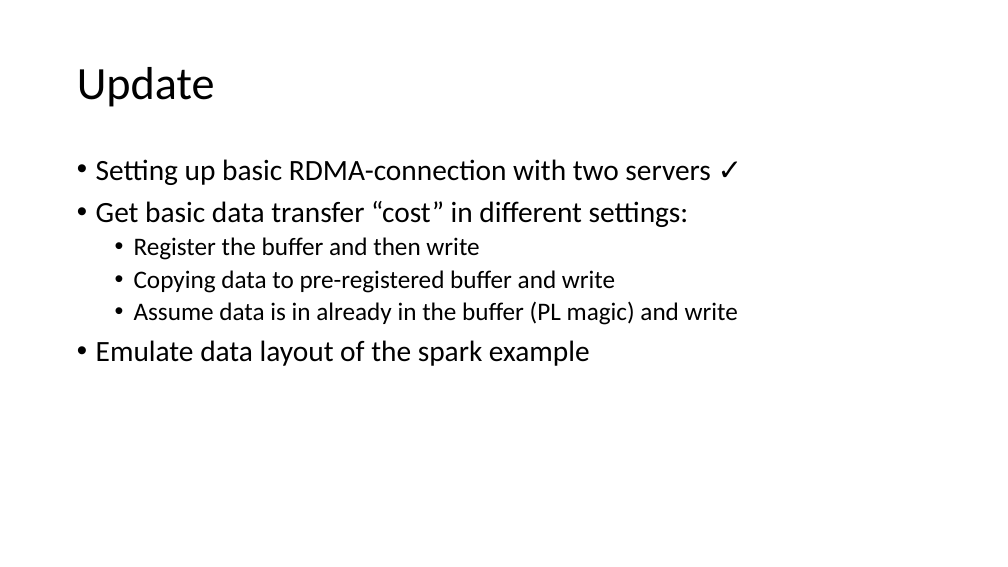
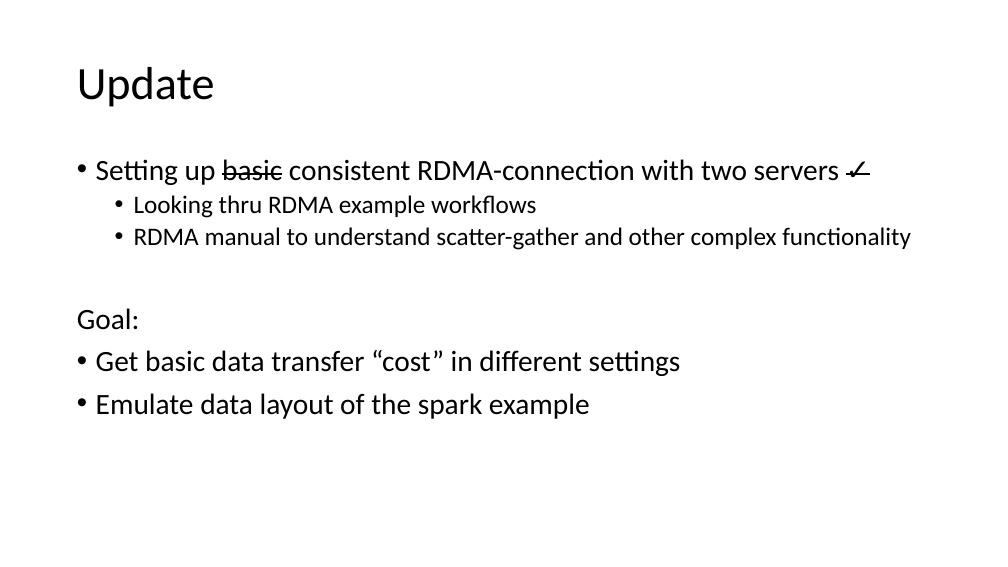
Before and after one commit to anilkyelam/spark-nic, a slide deck: slide 2 of slides/Anil-2020-12-07.pptx (slide 1 before the commit). Drawn at 1008x567 pixels with LibreOffice and Linux fonts; fonts in the diff are those of the drawing. Boxes give left, top, right and bottom in pixels: in the first picture for what was removed or moved away, otherwise in the second. Text is boxed around its words. In the diff, an @@ line names an element or a change of style, - is before the commit and + after.

```diff
--- a/slides/Anil-2020-12-07.pptx
+++ b/slides/Anil-2020-12-07.pptx
@@ text at bbox=[77, 159, 911, 376]: text changed; size 24 to 28 pt @@
-• Setting up basic RDMA-connection with two servers ✓
-• Get basic data transfer “cost” in different settings:
-  • Register the buffer and then write
-  • Copying data to pre-registered buffer and write
-  • Assume data is in already in the buffer (PL magic) and write
+• Setting up basic consistent RDMA-connection with two servers ✓
+  • Looking thru RDMA example workflows
+  • RDMA manual to understand scatter-gather and other complex functionality
+Goal:
+• Get basic data transfer “cost” in different settings
```
Also in this commit, not shown: 2 slides added, 1 slide removed, 1 other file.
